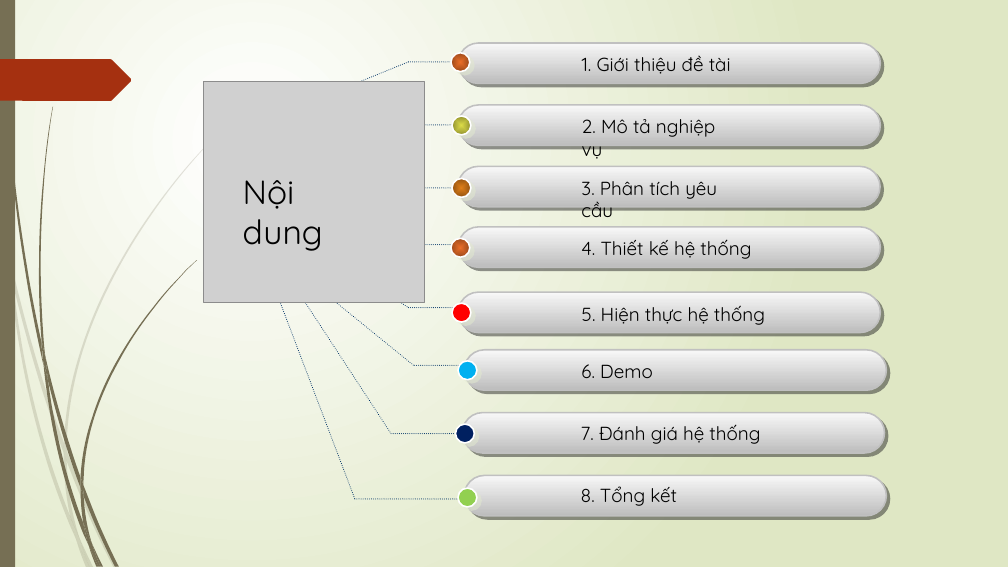
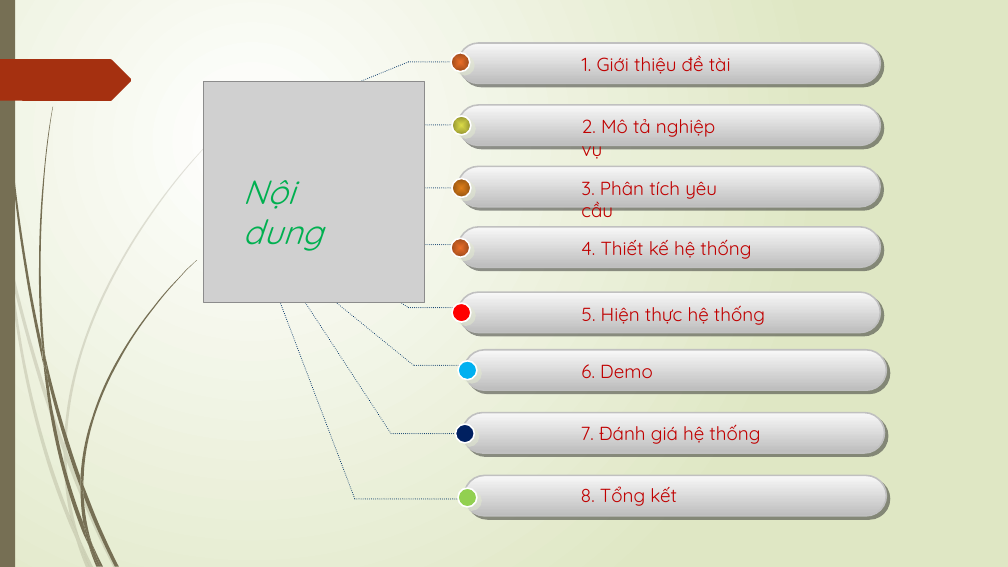
Before and after one commit to doanlecong/LVTN, a slide deck: slide 2 of docs/slide trình cô - bản 1.pptx. Drawn at 1008x567 pixels with LibreOffice and Linux fonts; fonts in the diff are those of the drawing; grey boxes stand for pictures. Boxes give left, top, right and bottom in pixels: in the first picture for what was removed or moved away, otherwise in the second. Text is boxed around its words. In the diff, an @@ line names an element or a change of style, - is before the commit and + after.

```diff
--- a/docs/slide trình cô - bản 1.pptx
+++ b/docs/slide trình cô - bản 1.pptx
@@ text "Nội dung" at bbox=[243, 180, 323, 251]: text colour #000000 to #00B050, italic on @@
@@ text colour #000000 to #C00000 in 8 elements at bbox=[582, 56, 731, 74], bbox=[582, 119, 715, 162], bbox=[581, 181, 717, 224], bbox=[582, 306, 765, 325], bbox=[581, 240, 751, 259], bbox=[581, 364, 653, 378], bbox=[581, 425, 760, 444], bbox=[581, 486, 677, 506] @@
```
Also in this commit, not shown: 4 other slides changed, 10 other files.
